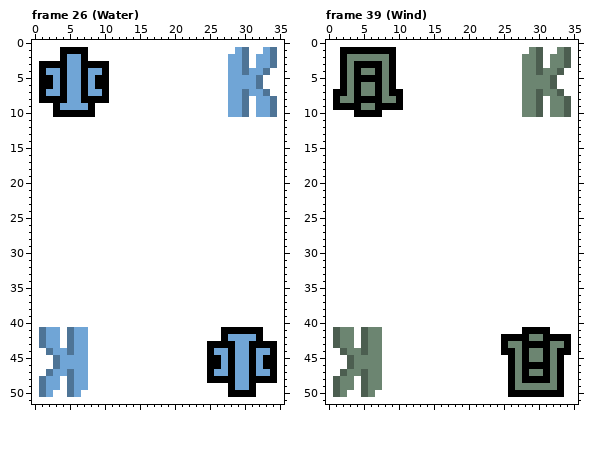
File history of a pixel-art file, ase/deck.ase. The picture above is the old version.
36x52 pixels, 53 frames. Colours within 5 levels of each other are drawn and written as one. Shown: frame 26 (Water), frame 39 (Wind). The commit also changed other frames, which this record leaves out.
Now the later version:
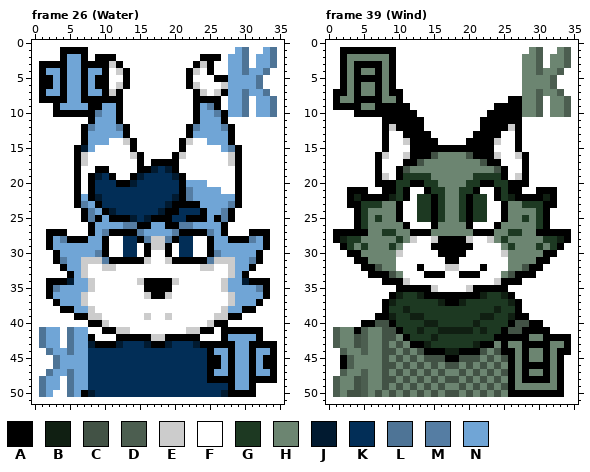
Palette (. is transparent): A #000000  B #101f12  C #425245  D #4c5e50  E #cccccc  F #ffffff  G #1d3922  H #6c8571  J #011a30  K #022e57  L #4e7496  M #557da3  N #70a5d6
Difference:
Changed rows in their new state; - is an unchanged pixel.
Frame 26 (Water), layer "des":
first column x 2:
 2 -------AAA------------AAA-------
 3 ---------EA----------AEA--------
 4 ----------EA--------AE-A--------
 5 -----------A--------A---AA------
 6 ----------EA--------AE---E------
 7 ---------EA----------AE-EA------
 8 ---------AA----------AAAA-------
 9 -------ANNA----------ANMA-------
10 -------MNNA----------ANNMA------
11 ------ANNNA----------ANNNA------
12 -----AMNNNMA--------AMNNNMA-----
13 -----ANNNNNA--------ANNNNNA-----
14 -----ANNN--EA------AE--NNNA-----
15 ----AJN-----A------A-----NMA----
16 ----AE------EA----AE------EA----
17 ----AE-------A-AAAA-------EA----
18 ----A--AA----AAJKJA--------A----
19 ----A-AJKA--AJKKKKJA-------A----
20 ----A-AKKKAAJKKKKKKANNN----A----
21 ----A-AKKKKKKKKKKKKAMNNNN--A----
22 ----ANAJKKKKKKKKKKJAMNNNNNNA----
23 ----AMNAKKKKKKKKKJAAAANNNNMA----
24 -----AMNAJKKKKKKJAAKKKANNMA-----
25 -----AMANAAAJKJAAAKKAAANAMA-----
26 ------ANNNNMMAANNAAMMNNNNA------
27 AAA---ANMAAAAMNNNNMAAAAMNA---AAA
28 ANMAAANNA--KKAMEEMAKK--ANNAAAMNA
29 ANNNNNNNA--KK-AEEA-KK--ANNNNNNNA
30 -ANNNNNMA--KK-A--A-KK--AMNNNNNA-
31 -AMNNEEEMAAAAAE--EAAAAAMEEENNMA-
32 --ANNE--EE------------EE--ENNA--
33 ---ANE--------------------ENA---
34 AAAJNNE------EAAAAE------ENNJAAA
35 AMNNNNE-------AAAA-------ENNNNMA
36 ANNNNE--------EAAE--------ENNNNA
37 -ANNNE--------------------ENNNA-
38 --AANNE------------------ENNAA--
39 ----AAEE------E--E------EEAA----
40 ------AAE--------------EAA------
41 --------AAEE--------EEAA--------
42 ------A---AAAAAEEAAAAA----------
43 ------JAAAJKKKJAAJKKKJA---------
44 ------KKKKKKKKKKKKKKKKK---------
45 ------KKKKKKKKKKKKKKKKK---------
46 ------KKKKKKKKKKKKKKKKK---------
47 ------KKKKKKKKKKKKKKKKK---------
48 ------KKKKKKKKKKKKKKKKK---------
49 ------KKKKKKKKKKKKKKKKKKKK------
50 -----AJKKKKKKKKKKKKKKKKKKJ------
Frame 39 (Wind), layer "des":
first column x 1:
 8 -------------------------AA-------
 9 ----------A------------AAAA-------
10 -------AAAAA----------AAAAA-------
11 -------AAAAAA--------AAAAAA-------
12 -------AEAAAA--------AAAAEA-------
13 -------A--AAAA------AAAA--A-------
14 -------A--EAAAA----AAAAE--A-------
15 -------A---AAAAAAAAAAAA---A-------
16 ------AE--EAAACHHHHCAAAE--EA------
17 ------A---AACHHHHHHHHCAA---A------
18 ------A--ACHHHHHHHHHHHHCA--A------
19 ------AE-AGGGGHHHHHHGGGGA-EA------
20 ------AAAGGAAGGHHHHGGAAGGAAA------
21 --AAA--AAGA--AGGHHGGA--AGAA--AAA--
22 --ABAAAABGA-GGAGHHGAGG-AGBAAAABA--
23 --AAGGGHHA--GGAGHHGAGG--AHHGGGAA--
24 ---AGHHHHA--GGAGHHGAGG--AHHHHGA---
25 ---AGHGHHA--GGAGHHGAGG--AHHGHGA---
26 ---AGHHHHHA---AHHHHA---AHHHHHGA---
27 AAAAAHHGGHHAAAHHHHHHAAAHHGGHHAAAAA
28 ABGGHHHHHGHE--EAAAAE--EHGHHHHHGGBA
29 -AGHGHHHGH----AAAAAA----HGHHHGHGA-
30 --AAHHHHHE-----AAAA-----EHHHHHAA--
31 ---AAHHHH-------AA-------HHHHAA---
32 ----AACHH---A---EE---A---HHCAA----
33 -----AAACH---AAA--AAA---HCAAA-----
34 -------AAAE------------EAAA-------
35 ---------AAAAAE----EAAAAA---------
36 --------ABGGBAAAAAAAABGGBA--------
37 -------ABGGGGGGBAABGGGGGGBA-------
38 -------AGGBGGGGGGGGGGGGBGGA-------
39 ------AABGGBBGGGGGGGGBBGGBAA------
40 ----AACCAGGGGBBGGGGGBGGGGACCAA----
41 ---A---CCAGGBGGBBBBBGBGGACC-------
42 ---C---CCHAGGGBGGGGGGGGA----------
43 ---C---CHCHAABGGGGGGBAAH----------
44 -------CCHCHCAAABBAAACHC----------
45 -A-----CHCHCHCCCAACCCHCHC---------
46 -A-----CCHCHCHCHCCHCHCHCH---------
47 -------CHCHCHCHCHHCHCHCHC---------
48 ---C---CCHCHCHCHCCHCHCHCH---------
49 ---C---CHCHCHCHCHHCHCHCHC---------
50 --CC--CHCHCHCHCHCCHCHCHCH---------
Where, in picture pixels (left, top, right, bottom), the same in both pictures:
changed: (46, 54, 270, 397)
changed: (333, 96, 571, 397)
